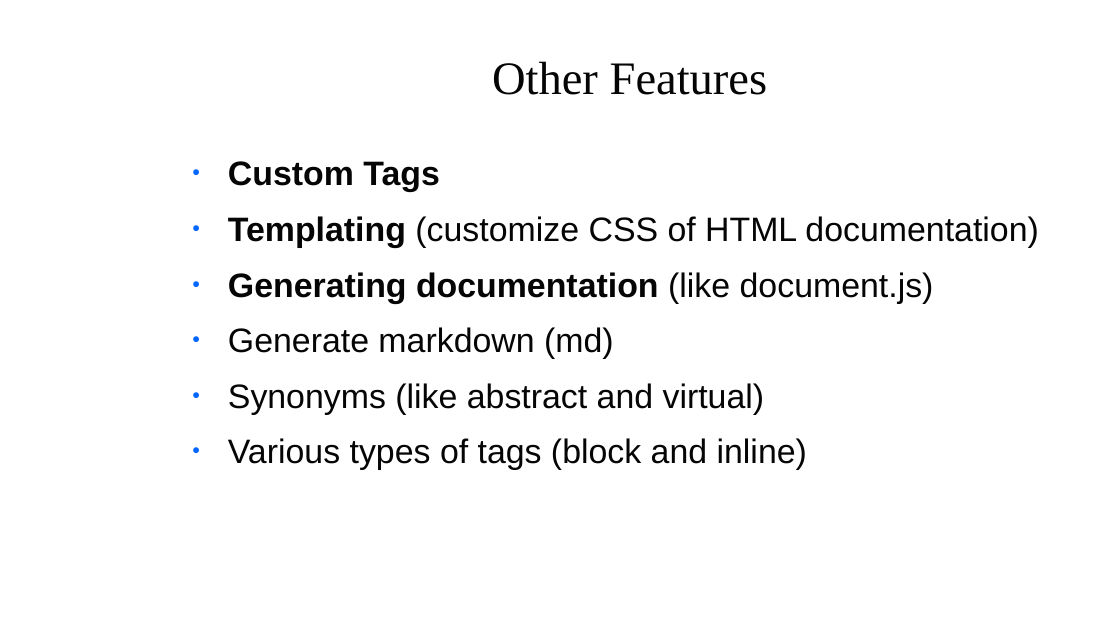
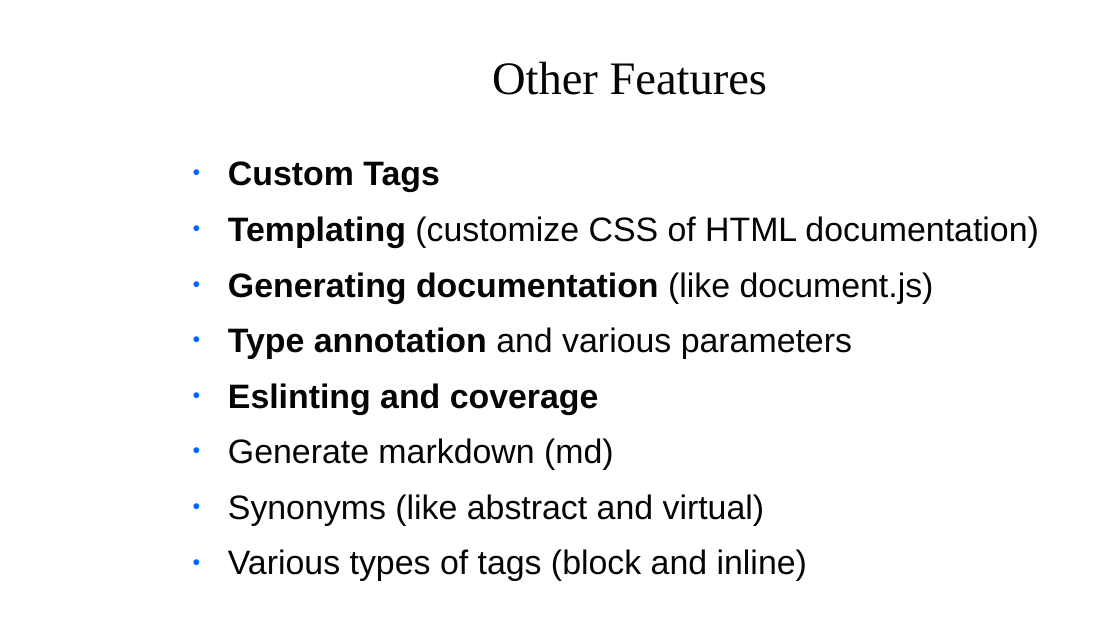
Before and after one commit to zoldello/jsdoc-talk, a slide deck: slide 10 of slides.pptx. Drawn at 1120x630 pixels with LibreOffice and Linux fonts; fonts in the diff are those of the drawing; background and template pictures are left out. Boxes give left, top, right and bottom in pixels: in the first picture for what was removed or moved away, otherwise in the second. Text is boxed around its words. In the diff, an @@ line names an element or a change of style, - is before the commit and + after.

```diff
--- a/slides.pptx
+++ b/slides.pptx
@@ text at [228,327,852,415]: paragraphs added @@
+● Type annotation and various parameters
+● Eslinting and coverage
```
Also in this commit, not shown: 5 other slides changed, 1 other file.
